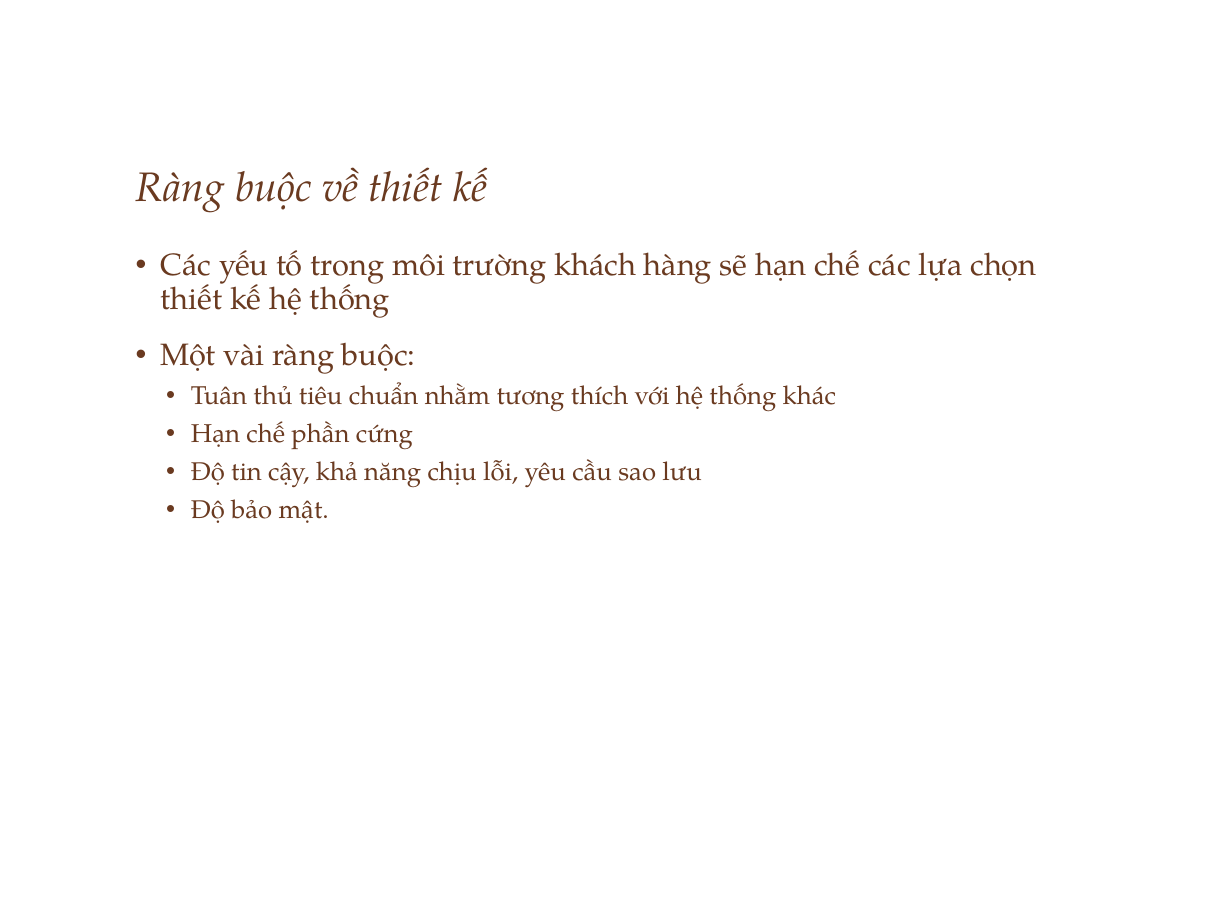
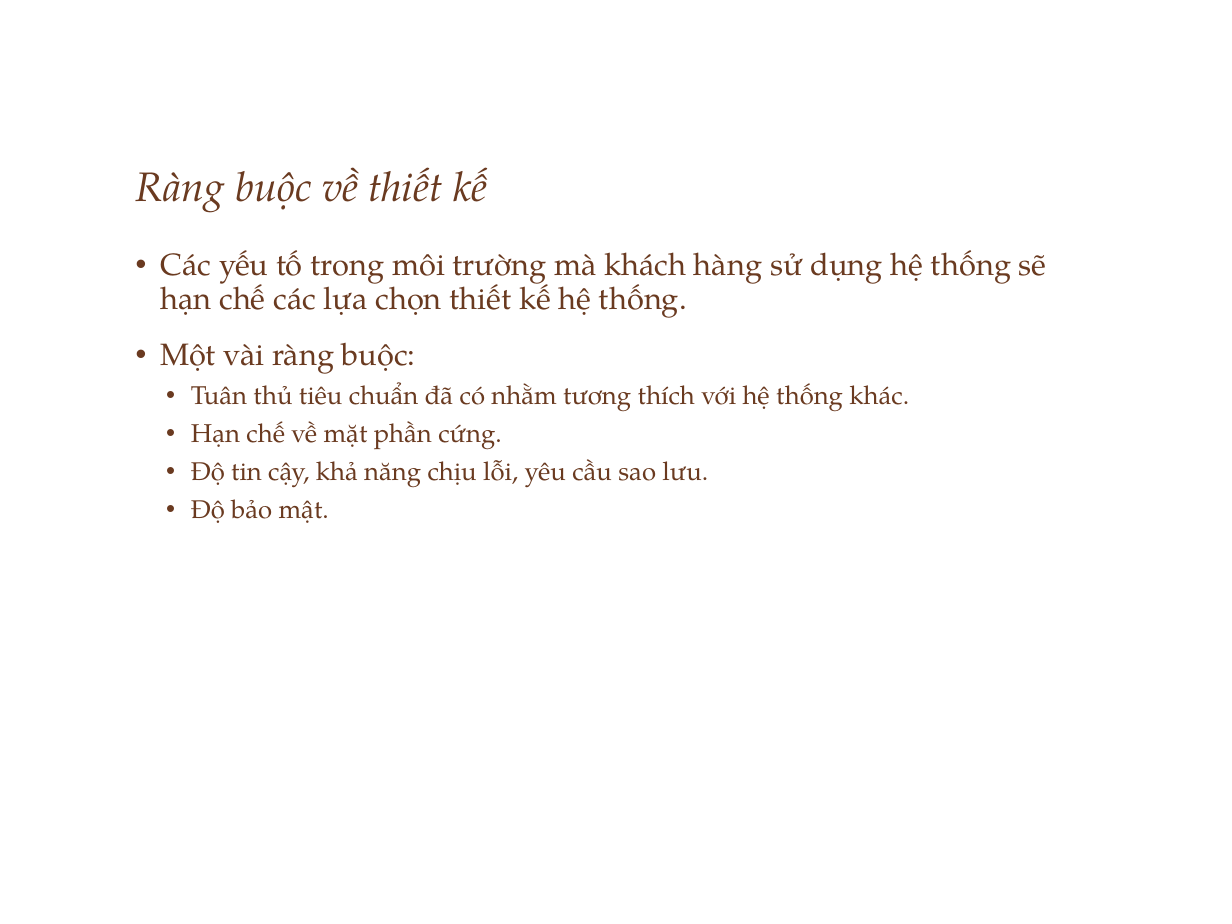
Before and after one commit to ChrisJamison/seminar_cnpm, a slide deck: slide 33 of Seminar/Software Requirement.pptx. Drawn at 1232x924 pixels with LibreOffice and Linux fonts; fonts in the diff are those of the drawing; background and template pictures are left out. Boxes give left, top, right and bottom in pixels: in the first picture for what was removed or moved away, otherwise in the second. Text is boxed around its words. In the diff, an @@ line names an element or a change of style, - is before the commit and + after.

```diff
--- a/Seminar/Software Requirement.pptx
+++ b/Seminar/Software Requirement.pptx
@@ text at [160, 250, 1047, 318]: text changed @@
-• Các yếu tố trong môi trường khách hàng sẽ hạn chế các lựa chọn thiết kế hệ thống
+• Các yếu tố trong môi trường mà khách hàng sử dụng hệ thống sẽ hạn chế các lựa chọn thiết kế hệ thống.
@@ text at [191, 382, 909, 488]: text changed @@
-  • Tuân thủ tiêu chuẩn nhằm tương thích với hệ thống khác
-  • Hạn chế phần cứng
-  • Độ tin cậy, khả năng chịu lỗi, yêu cầu sao lưu
+  • Tuân thủ tiêu chuẩn đã có nhằm tương thích với hệ thống khác.
+  • Hạn chế về mặt phần cứng.
+  • Độ tin cậy, khả năng chịu lỗi, yêu cầu sao lưu.
```
Also in this commit, not shown: 14 other slides changed, 7 slides added, 1 slide removed.
